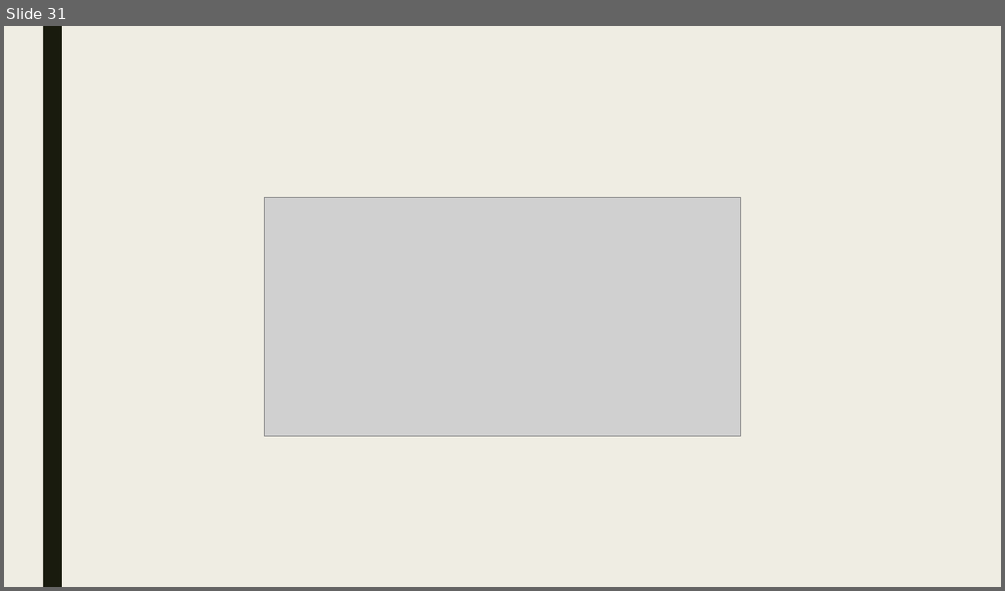
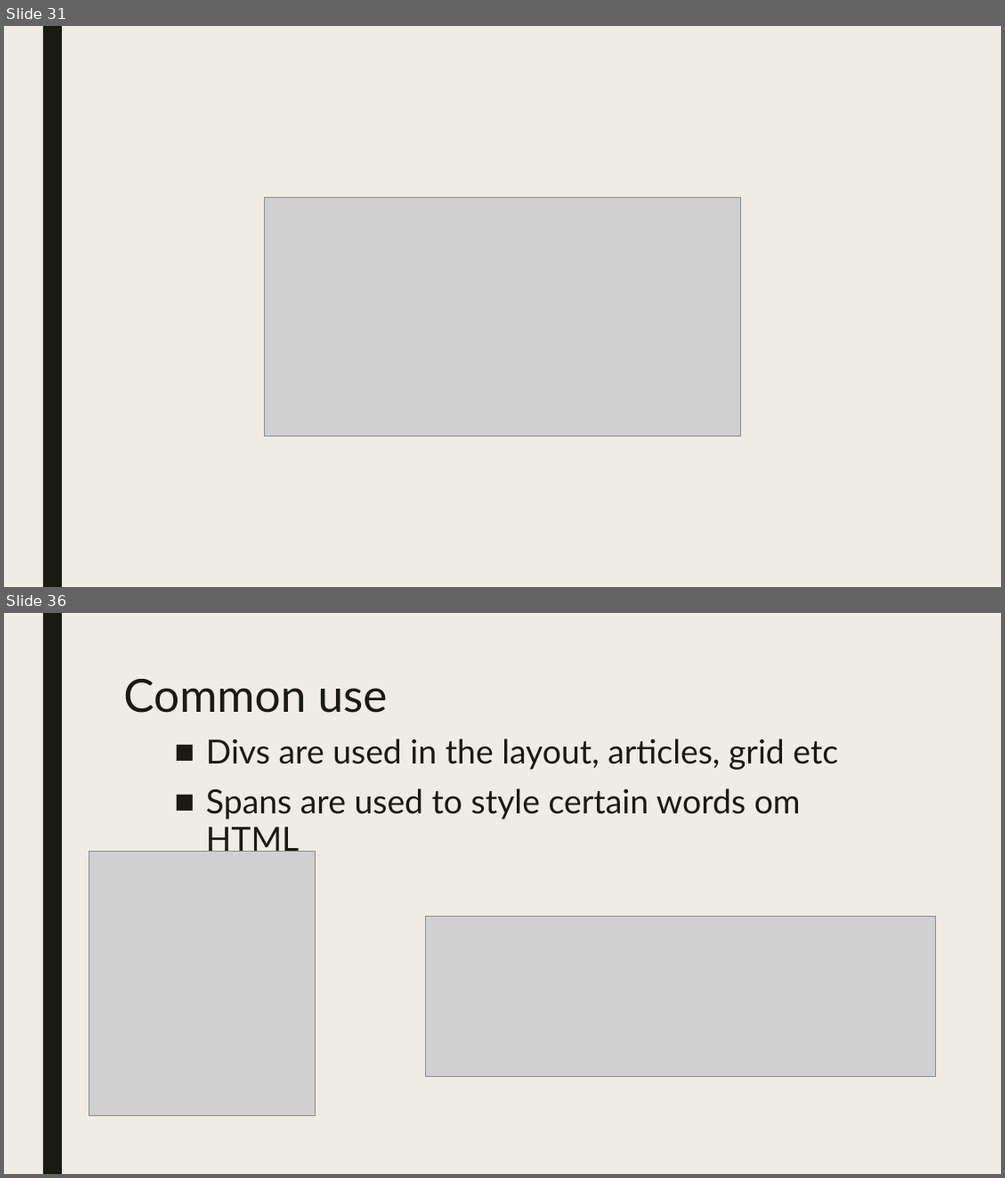
Before and after one commit to lexus654/basic_HTML-CSS_tutorial, a slide deck: HTML BASICS.pptx. Shown one above the other, each under a label of ours: slide 31 before the commit, slides 31 and 36 after it; the slides between them are not shown. The pictures are 1005x591 and 1005x1178 pixels, drawn with LibreOffice and Linux fonts; fonts in the diff are those of the drawing; grey boxes stand for pictures. Boxes give left, top, right and bottom in pixels: in the first picture for what was removed or moved away, otherwise in the second. Text is boxed around its words. In the diff, an @@ line names an element or a change of style, - is before the commit and + after.

Commit message:
DIVS&span tutorial

```diff
--- a/HTML BASICS.pptx
+++ b/HTML BASICS.pptx
@@ slide 36 added at <box>4,613,1001,1174</box>, background #EFEDE3; not listed: 1 template element that a slide beside it also shows @@
@@ title added at <box>123,679,388,713</box>, 44 pt, text #191B0E @@
+Common use
@@ text added at <box>206,738,838,852</box>, 32 pt, text #191B0E @@
+■ Divs are used in the layout, articles, grid etc
+■ Spans are used to style certain words om HTML
@@ picture added at <box>89,852,316,1116</box> @@
@@ picture added at <box>425,916,935,1077</box> @@
```
Also in this commit, not shown: 5 other slides added, 1 other file.
